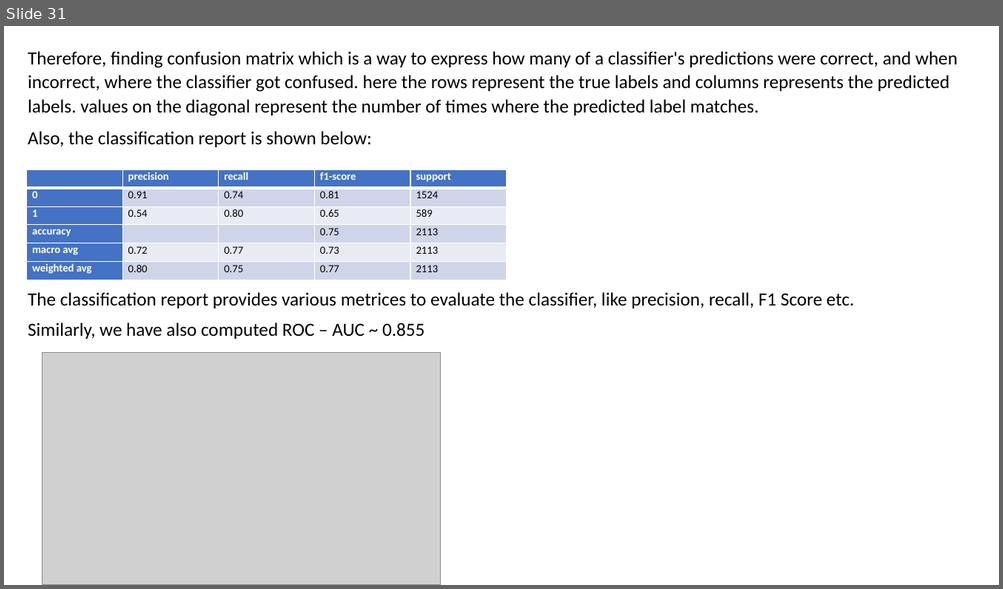
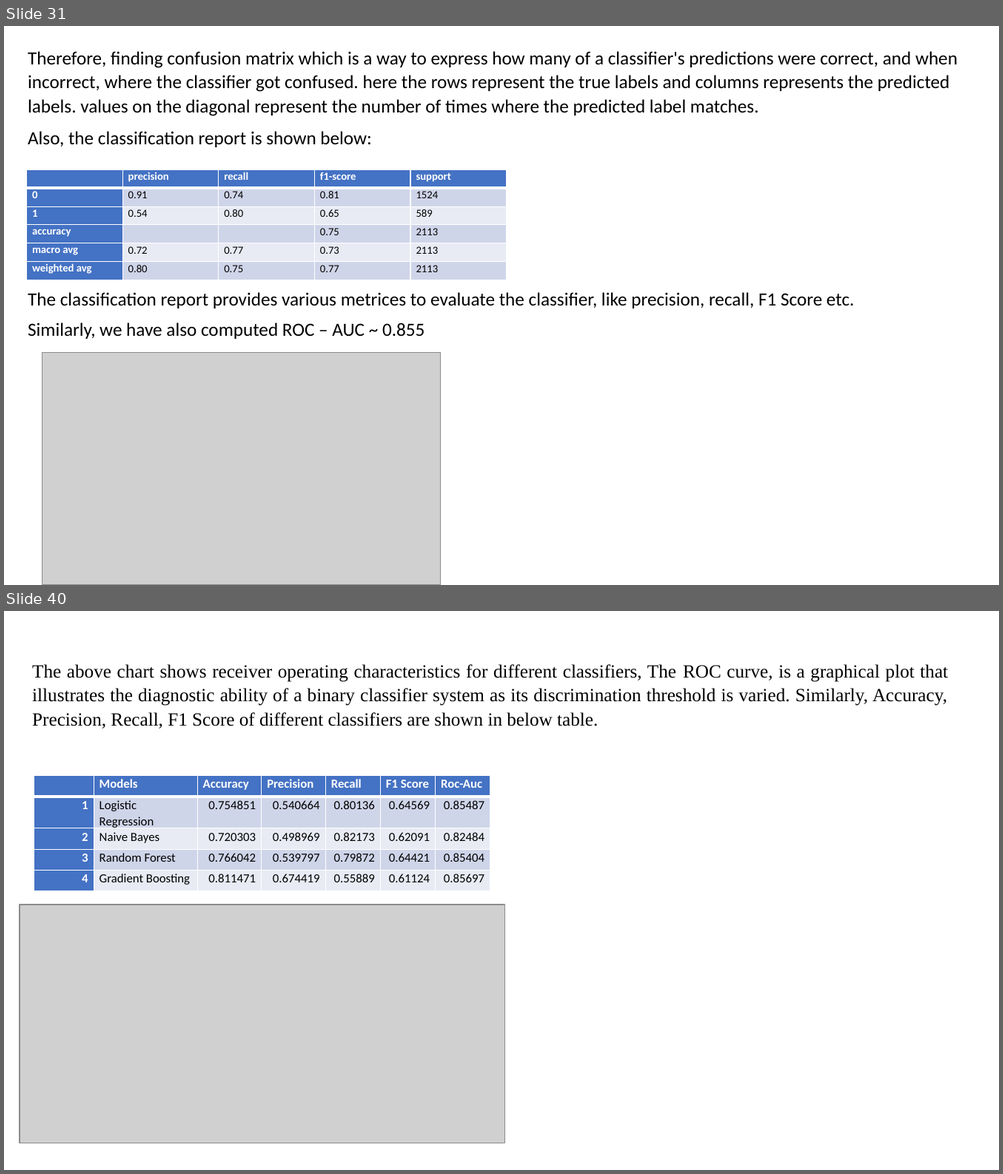
Before and after one commit to samarth-malhotra/Dissertation, a slide deck: Customer Churn Prediction in Telecom using Machine Learning.pptx. Shown one above the other, each under a label of ours: slide 31 before the commit, slides 31 and 40 after it; the slides between them are not shown. The pictures are 1003x589 and 1003x1174 pixels, drawn with LibreOffice and Linux fonts; fonts in the diff are those of the drawing; grey boxes stand for pictures. Boxes give left, top, right and bottom in pixels: in the first picture for what was removed or moved away, otherwise in the second. Text is boxed around its words. In the diff, an @@ line names an element or a change of style, - is before the commit and + after.

```diff
--- a/Customer Churn Prediction in Telecom using Machine Learning.pptx
+++ b/Customer Churn Prediction in Telecom using Machine Learning.pptx
@@ slide 40 added at box(4, 611, 999, 1170), background #FFFFFF @@
@@ text added at box(32, 664, 948, 729), 18 pt, text #000000 @@
+The above chart shows receiver operating characteristics for different classifiers, The ROC curve, is a graphical plot that illustrates the diagnostic ability of a binary classifier system as its discrimination threshold is varied. Similarly, Accuracy, Precision, Recall, F1 Score of different classifiers are shown in below table.
@@ table added at box(34, 776, 491, 891), 5 rows, 7 columns @@
+ | Models | Accuracy | Precision | Recall | F1 Score | Roc-Auc
+1 | Logistic Regression | 0.754851 | 0.540664 | 0.80136 | 0.64569 | 0.85487
+2 | Naive Bayes | 0.720303 | 0.498969 | 0.82173 | 0.62091 | 0.82484
+3 | Random Forest | 0.766042 | 0.539797 | 0.79872 | 0.64421 | 0.85404
+4 | Gradient Boosting | 0.811471 | 0.674419 | 0.55889 | 0.61124 | 0.85697
@@ picture added at box(20, 905, 505, 1144) @@
```
Also in this commit, not shown: 3 slides changed, 12 other slides added, 3 other files.
